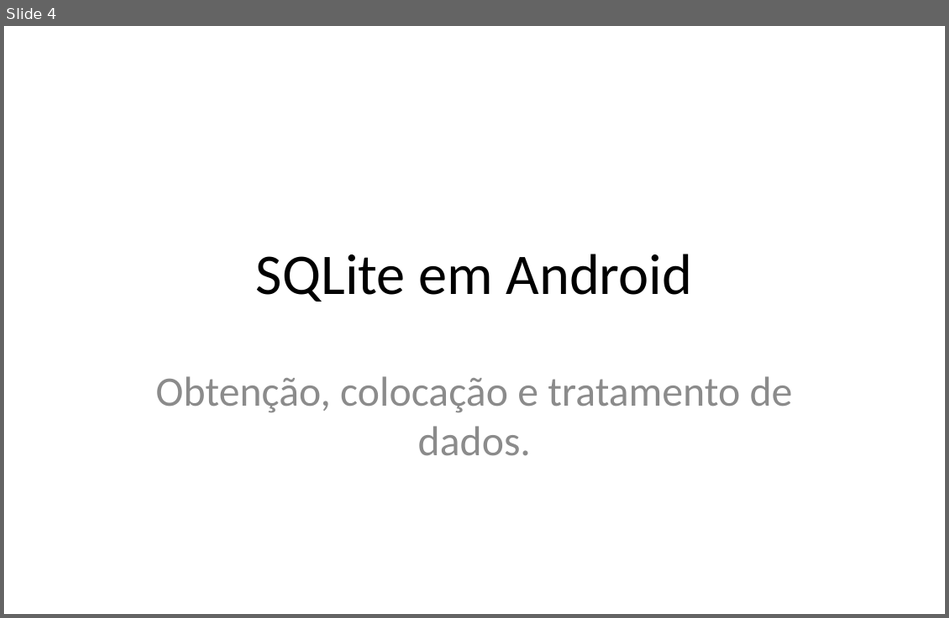
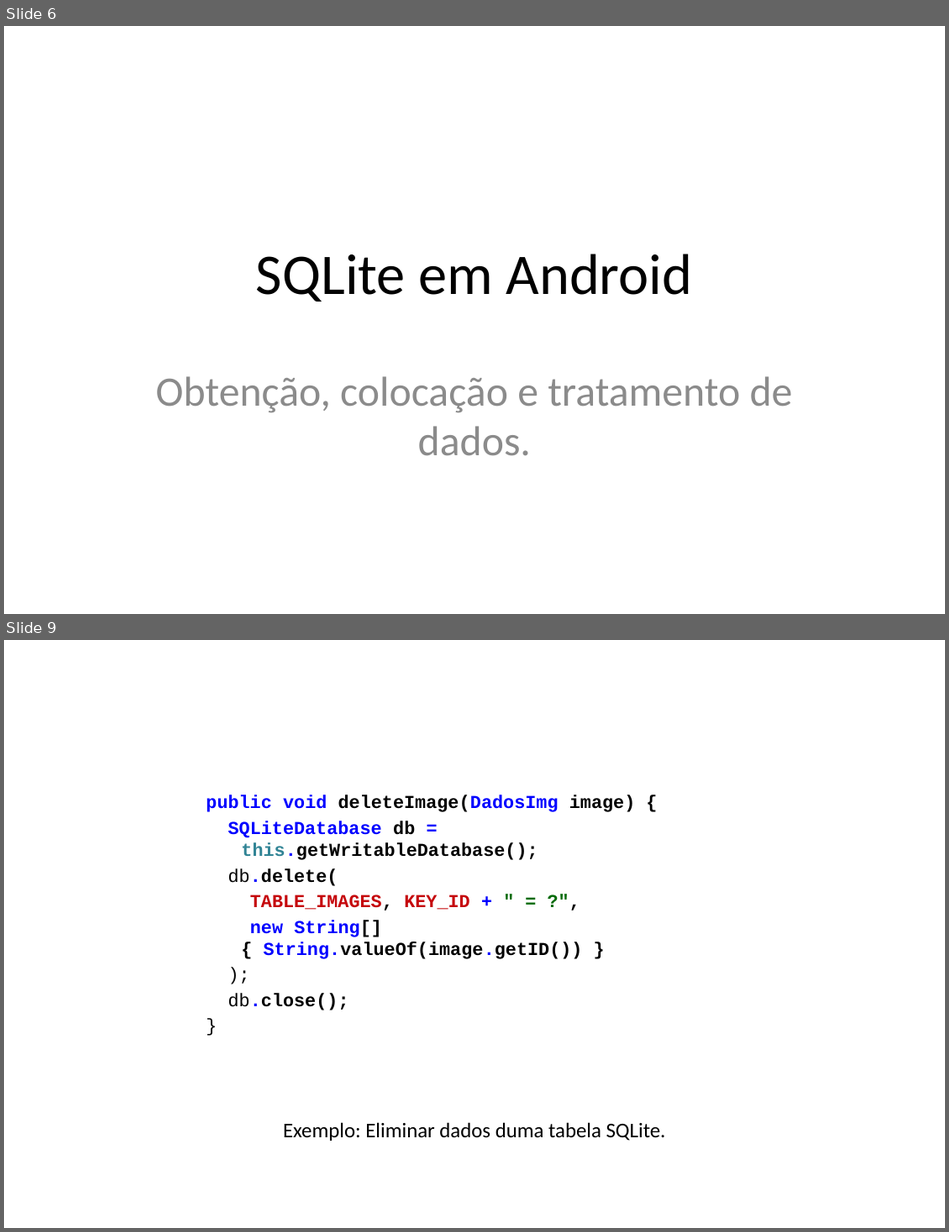
Before and after one commit to iptomar/letrinhas_si, a slide deck: Apresentacoes/v02.pptx. Shown one above the other, each under a label of ours: slide 4 before the commit, slides 6 and 9 after it; the slides between them are not shown. The pictures are 949x618 and 949x1232 pixels, drawn with LibreOffice and Linux fonts; fonts in the diff are those of the drawing; background and template pictures are left out. Boxes give left, top, right and bottom in pixels: in the first picture for what was removed or moved away, otherwise in the second. Text is boxed around its words. In the diff, an @@ line names an element or a change of style, - is before the commit and + after.

```diff
--- a/Apresentacoes/v02.pptx
+++ b/Apresentacoes/v02.pptx
@@ slide 9 added at [4, 640, 945, 1228], background #FFFFFF @@
@@ text added at [206, 795, 635, 1010], 14 pt, text #000000, bold @@
+public void deleteImage(DadosImg image) {
+SQLiteDatabase db = this.getWritableDatabase();
+db.delete(
+TABLE_IMAGES, KEY_ID + " = ?",
+new String[] { String.valueOf(image.getID()) }
+);
+db.close();
+}
@@ text added at [283, 1122, 666, 1141], 16 pt, text #000000 @@
+Exemplo: Eliminar dados duma tabela SQLite.
@@ what was slide 4 is now slide 6 @@
```
Also in this commit, not shown: 2 slides changed, 10 other slides added.
